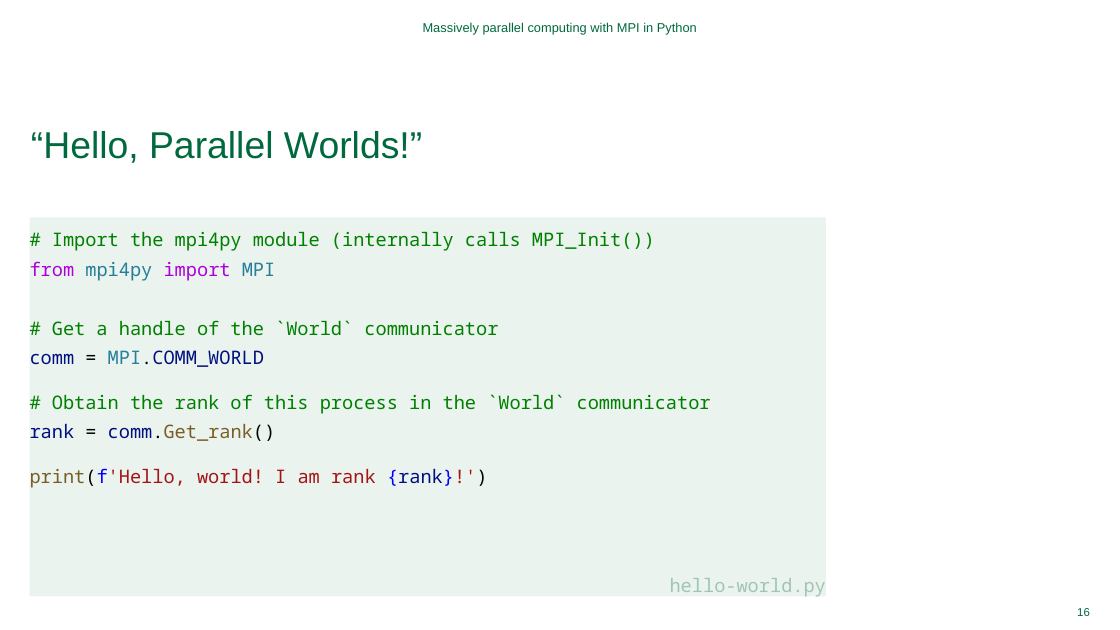
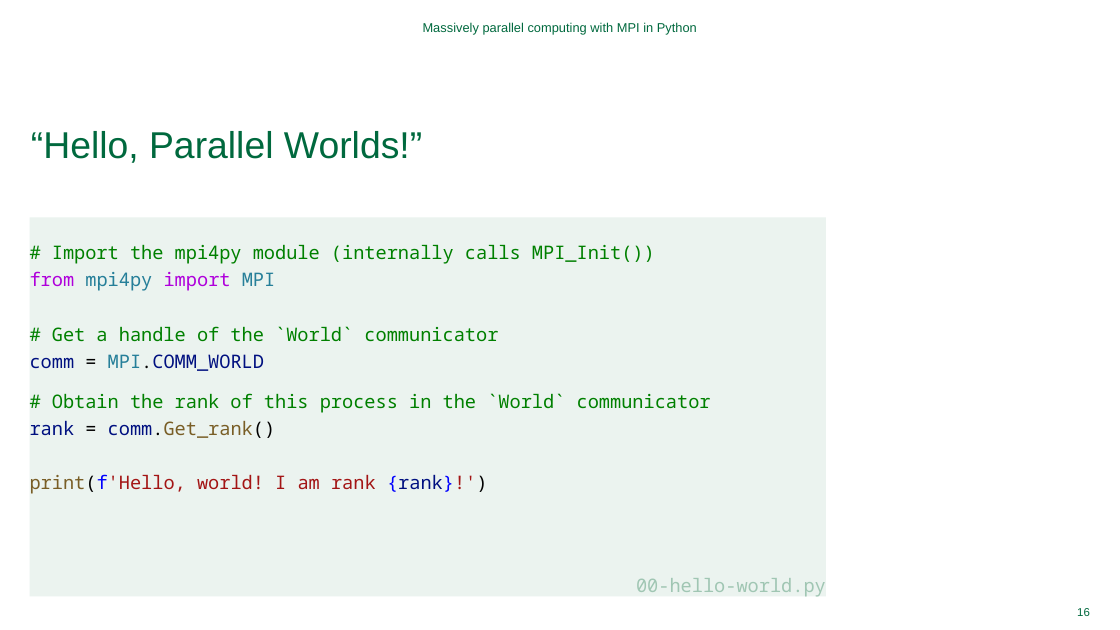
Before and after one commit to Dartmouth-Libraries/distributed-computing-with-python-and-mpi, a slide deck: slide 16 of ppt/Distributed-Computing-with-MPI.pptx. Drawn at 1120x630 pixels with LibreOffice and Linux fonts; fonts in the diff are those of the drawing; background and template pictures are left out. Boxes give left, top, right and bottom in pixels: in the first picture for what was removed or moved away, otherwise in the second. Text is boxed around its words. In the diff, an @@ line names an element or a change of style, - is before the commit and + after.

```diff
--- a/ppt/Distributed-Computing-with-MPI.pptx
+++ b/ppt/Distributed-Computing-with-MPI.pptx
@@ text at (30,244,711,413): line spacing 1 to 0.9 @@
@@ text at (30,420,826,596): text changed @@
-rank = comm.Get_rank()
-print(f'Hello, world! I am rank {rank}!')
-hello-world.py
+rank = comm.Get_rank()
+print(f'Hello, world! I am rank {rank}!')
+00-hello-world.py
```
Also in this commit, not shown: 11 other slides changed, 9 slides added.
